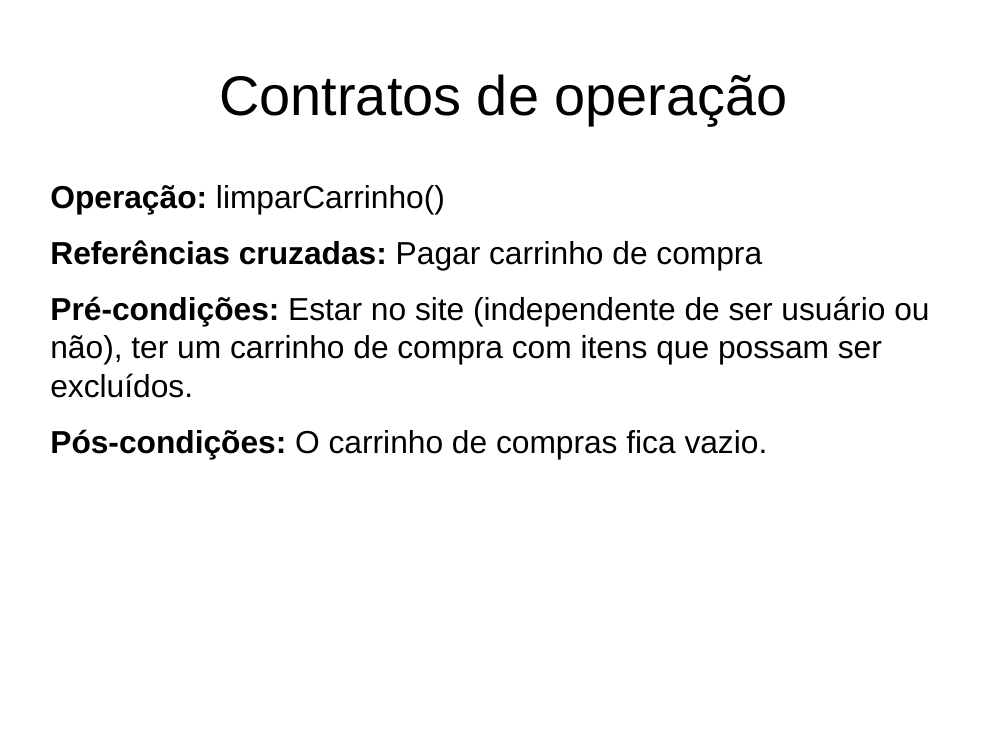
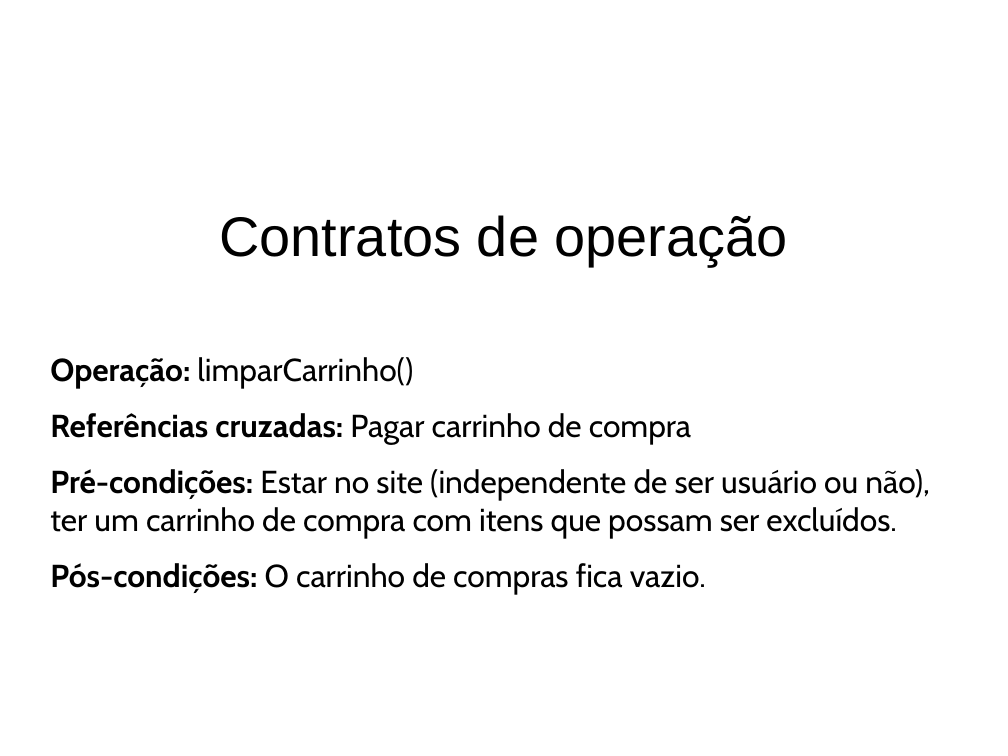
Before and after one commit to I-am-Gabi/open-bands, a slide deck: slide 21 of Documentos/Apresentacao/padrao_controlador.odp (slide 20 before the commit). Drawn at 1008x756 pixels with LibreOffice and Linux fonts; fonts in the diff are those of the drawing; background and template pictures are left out. Boxes give left, top, right and bottom in pixels: in the first picture for what was removed or moved away, otherwise in the second. Text is boxed around its words. In the diff, an @@ line names an element or a change of style, - is before the commit and + after.

```diff
--- a/Documentos/Apresentacao/padrao_controlador.odp
+++ b/Documentos/Apresentacao/padrao_controlador.odp
@@ title "Contratos de operação": place and size @@
-title "Contratos de operação" at [219, 74, 788, 125]
+title "Contratos de operação" at [219, 215, 788, 265]
@@ text "Operação: limparCarrinho()": place and size @@
-text "Operação: limparCarrinho()" at [50, 185, 929, 458]
+text "Operação: limparCarrinho()" at [50, 357, 930, 595]
@@ text "Operação: limparCarrinho()" at [50, 357, 930, 595]: font Arial to Cabin @@
```
Also in this commit, not shown: 4 other slides changed, 4 slides added, 3 slides removed, 2 other files.
